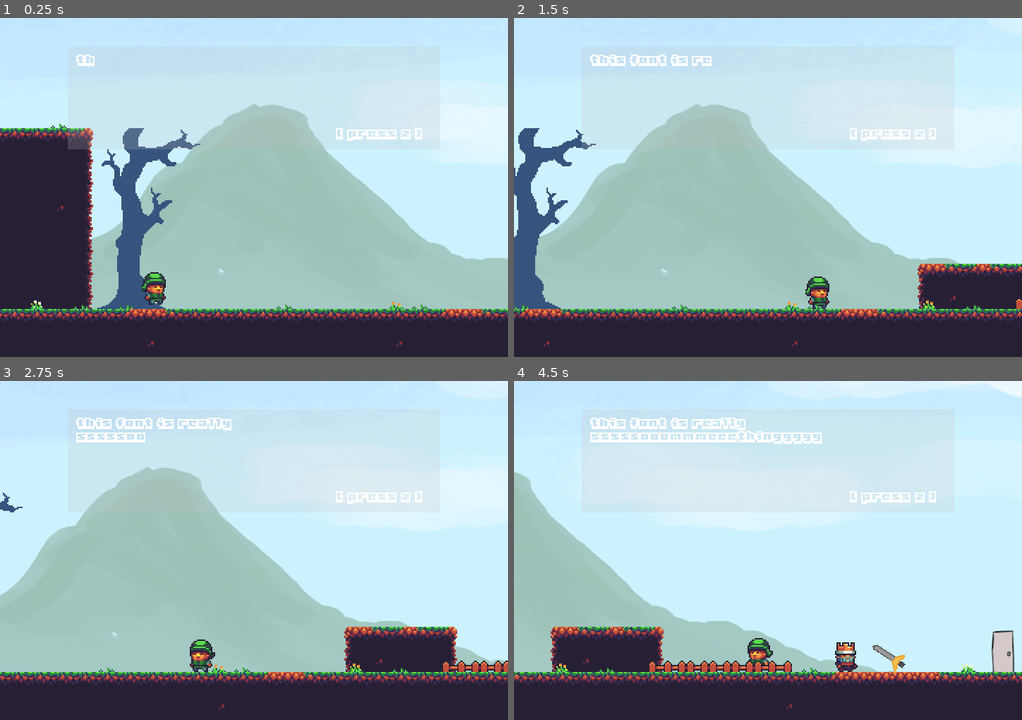
Above: before the commit, frames 1-4 (two rows, left to right).
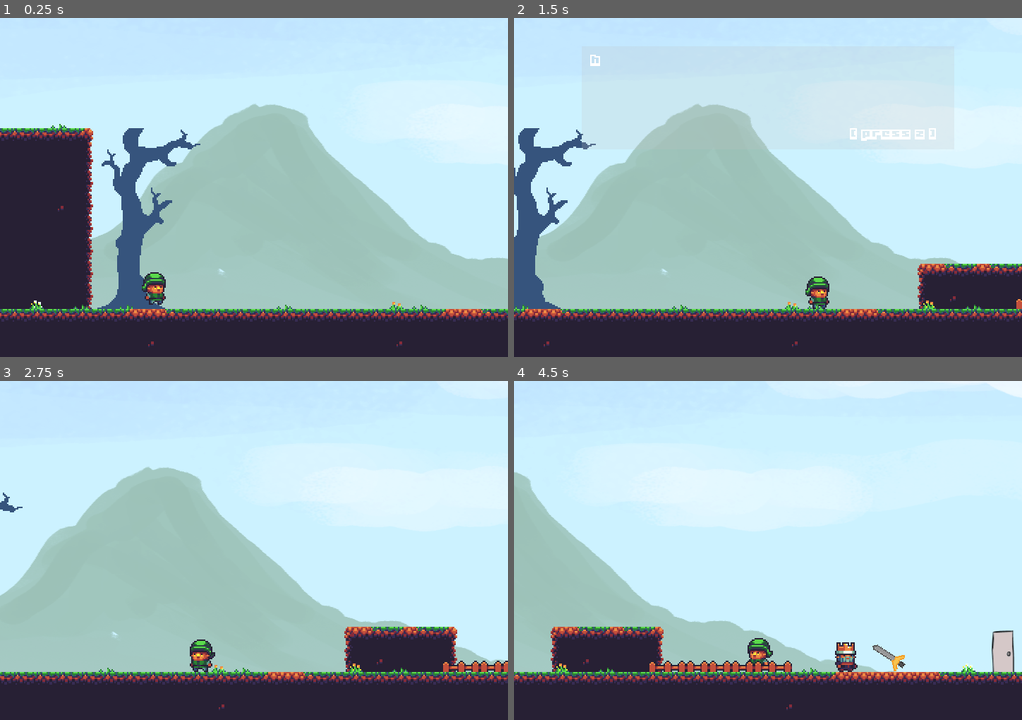
Above: after the commit, the same moments.

Repository: panicstevenson/buy-a-sword
Game: Godot game, scene res://Level.tscn
The game is run twice, just before and just after one commit, with the same random seed, the same clock (stepped at 60 frames per second) and the same inputs.
Inputs:
- Up to frame 1 (0.25 s): no input
- Up to frame 2 (1.5 s): tap Z (key_action, bound only after the commit) at 0.5, 0.6, 1.25, 1.35 s; hold Right (ui_right) from 0.53 s (still down); tap Space (ui_select) at 0.77 s
- Up to frame 3 (2.75 s): tap Space (ui_select) at 1.52 s; tap Z (key_action, bound only after the commit) at 2, 2.1 s; release Right (ui_right) at 2.03 s; hold Left (ui_left) from 2.03 s (still down)
- Up to frame 4 (4.5 s): tap Z (key_action, bound only after the commit) at 2.75, 2.85, 3.5, 3.6, 4.25, 4.35 s; release Left (ui_left) at 2.78 s; hold Right (ui_right) 2.78-4.28 s; tap Space (ui_select) at 3.02, 3.77 s; hold Left (ui_left) from 4.28 s (still down)

The runs differ from the first frame. In frame 1, 1.0% of the frame differs, in the area x 13-84%, y 10-39%; in frame 2, 0.4%; in frame 3, 1.1%; in frame 4, 1.7%, in the area x 15-84%, y 10-37%.

Commit message:
Getting dialogue UI appearing and disappearing

Diff:
--- a/project.godot
+++ b/project.godot
@@ -28,6 +28,14 @@
 window/stretch/mode="2d"
 window/stretch/aspect="keep"
 
+[input]
+
+key_action={
+"deadzone": 0.5,
+"events": [ Object(InputEventKey,"resource_local_to_scene":false,"resource_name":"","device":0,"alt":false,"shift":false,"control":false,"meta":false,"command":false,"pressed":false,"scancode":90,"unicode":0,"echo":false,"script":null)
+ ]
+}
+
 [rendering]
 
 quality/driver/driver_name="GLES2"
--- a/ui/DialogueUI.gd
+++ b/ui/DialogueUI.gd
@@ -7,12 +7,45 @@
 
 var floatLetters = 0.0
 
+export(NodePath) var labelPath = null
+var label = null
+
+export(NodePath) var rectPath = null
+var rect = null
+
+var currentText = ""
+var showing = false
+
 # Called when the node enters the scene tree for the first time.
 func _ready():
-	pass # Replace with function body.
-
+	label = get_node(labelPath)
+	rect = get_node(rectPath)
 
 # Called every frame. 'delta' is the elapsed time since the previous frame.
 func _process(delta):
-	floatLetters += delta * 10
-	$CanvasLayer/ColorRect/RichTextLabel.visible_characters = floor(floatLetters)
+	rect.visible = showing
+	if showing:
+		floatLetters += delta * 10
+		label.visible_characters = floor(floatLetters)
+		if Input.is_action_just_pressed("key_action"):
+			if floatLetters < currentText.length():
+				# skip to end
+				floatLetters = currentText.length()
+			else:
+				showing = false
+	else:
+		# TODO REMOVE
+		if Input.is_action_just_pressed("key_action"):
+			var tempStr = "hey "
+			var randInt = randi() % 10
+			for i in range(0, randInt):
+				tempStr += "hey "
+			tempStr += "how u doin?"
+			showText(tempStr)
+
+
+func showText(text):
+	floatLetters = 0
+	label.text = text
+	currentText = text
+	showing = true
--- a/ui/DialogueUI.tscn
+++ b/ui/DialogueUI.tscn
@@ -10,6 +10,8 @@
 __meta__ = {
 "_edit_use_anchors_": false
 }
+labelPath = NodePath("CanvasLayer/ColorRect/RichTextLabel")
+rectPath = NodePath("CanvasLayer/ColorRect")
 
 [node name="CanvasLayer" type="CanvasLayer" parent="."]
 
